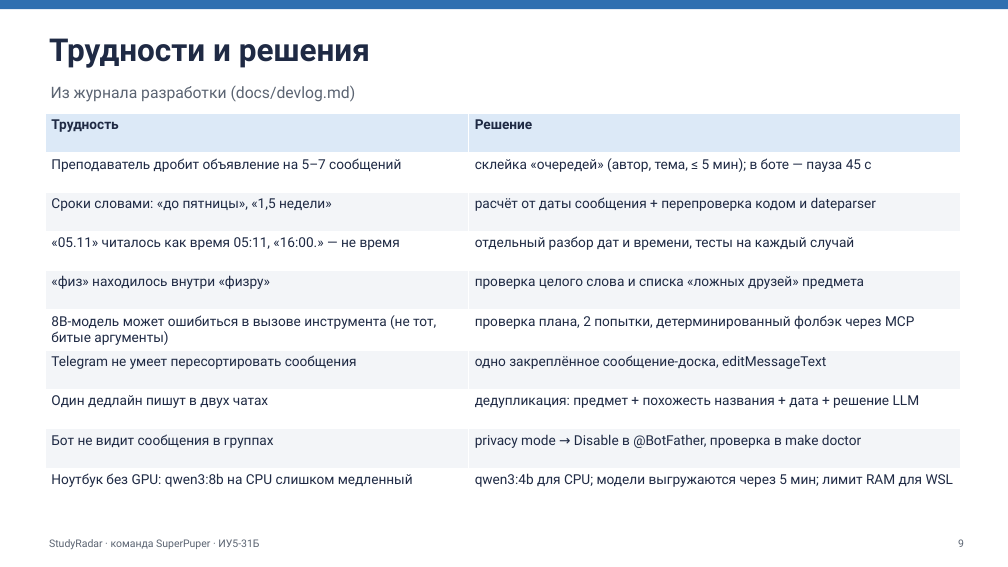
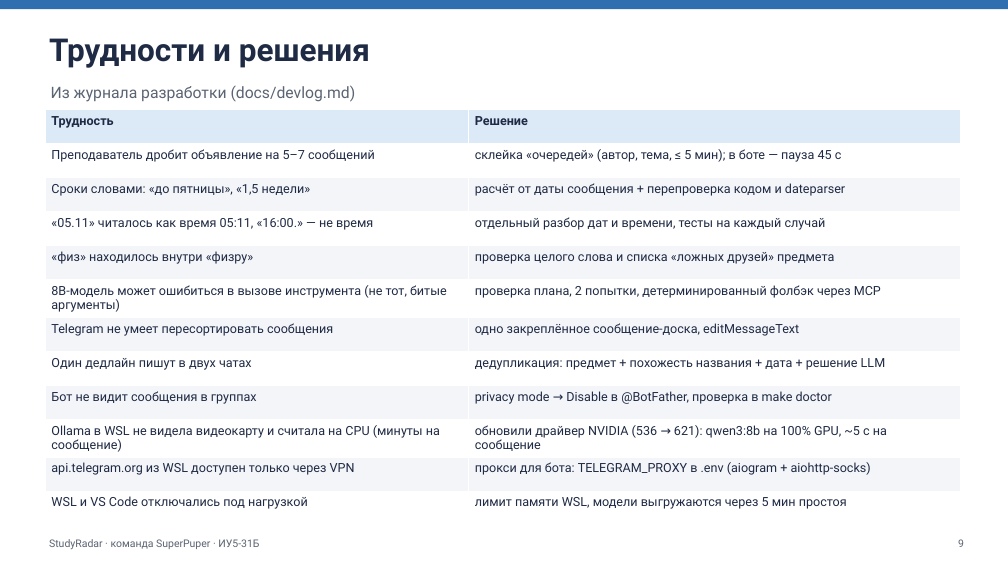
Before and after one commit to winlast/TG_Agent_champ, a slide deck: slide 9 of docs/StudyRadar_presentation.pptx. Drawn at 1008x567 pixels with LibreOffice and Linux fonts; fonts in the diff are those of the drawing. Boxes give left, top, right and bottom in pixels: in the first picture for what was removed or moved away, otherwise in the second. Text is boxed around its words. In the diff, an @@ line names an element or a change of style, - is before the commit and + after.

Commit message:
Презентация со скриншотами из Telegram, обновлённый README, прокси для бота

```diff
--- a/docs/StudyRadar_presentation.pptx
+++ b/docs/StudyRadar_presentation.pptx
@@ table at [45,110,960,518] @@
-row 10: Ноутбук без GPU: qwen3:8b на CPU слишком медленный | qwen3:4b для CPU; модели выгружаются через 5 мин; лимит RAM для WSL
+row 10: Ollama в WSL не видела видеокарту и считала на CPU (минуты на сообщение) | обновили драйвер NVIDIA (536 → 621): qwen3:8b на 100% GPU, ~5 с на сообщение
+row 11: api.telegram.org из WSL доступен только через VPN | прокси для бота: TELEGRAM_PROXY в .env (aiogram + aiohttp-socks)
+row 12: WSL и VS Code отключались под нагрузкой | лимит памяти WSL, модели выгружаются через 5 мин простоя
```
Also in this commit, not shown: 2 other slides changed, 3 slides added, 22 other files.
